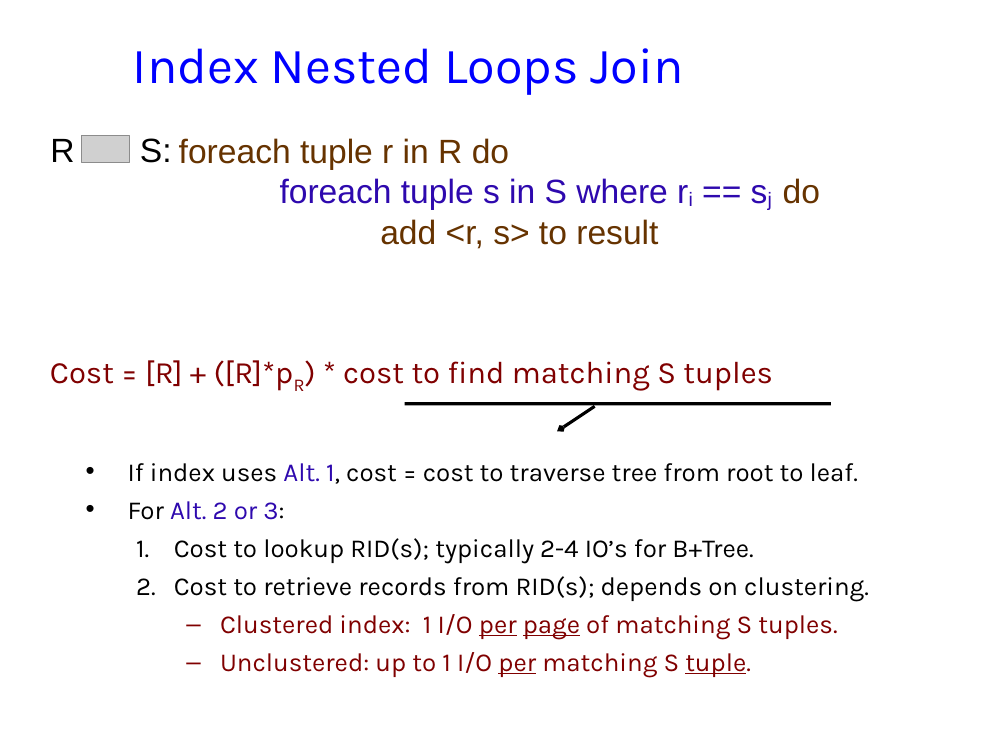
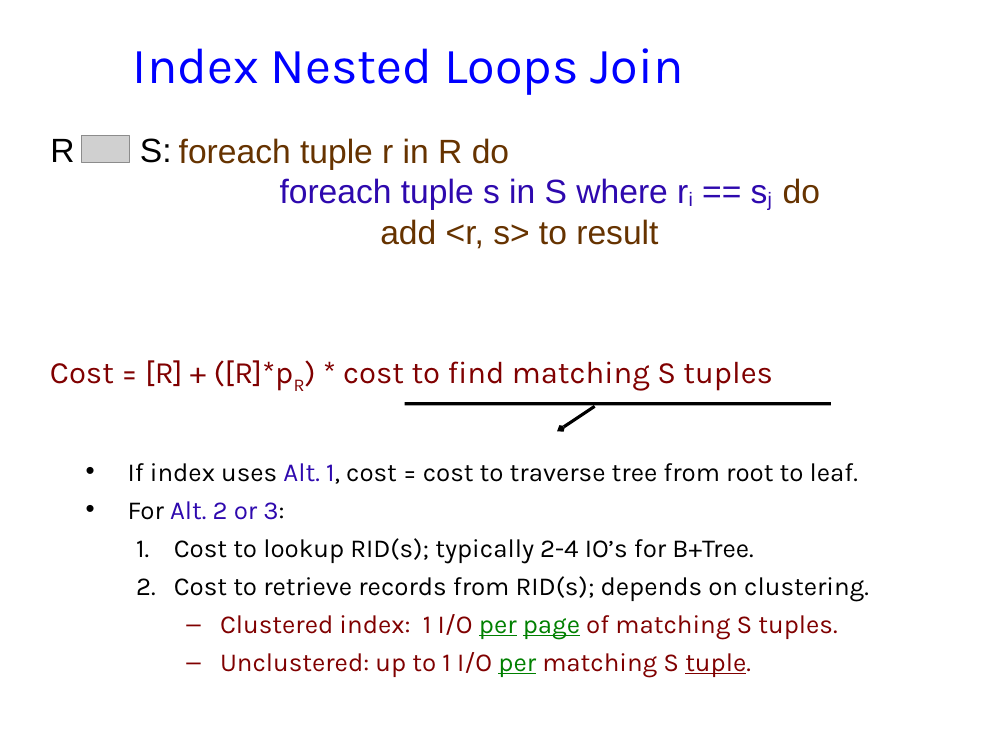
Before and after one commit to jhellerstein/cs186-09, a slide deck: slide 26 of lecs/09-QP1.ppt. Drawn at 1008x756 pixels with LibreOffice and Linux fonts; fonts in the diff are those of the drawing; grey boxes stand for pictures; background and template pictures are left out. Boxes give left, top, right and bottom in pixels: in the first picture for what was removed or moved away, otherwise in the second. Text is boxed around its words. In the diff, an @@ line names an element or a change of style, - is before the commit and + after.

```diff
--- a/lecs/09-QP1.ppt
+++ b/lecs/09-QP1.ppt
@@ text at (x1=220, y1=614, x2=837, y2=678): text colour #800000 to #008000 in "per page", "per" @@
```
Also in this commit, not shown: 2 other slides changed, 1 other file.
